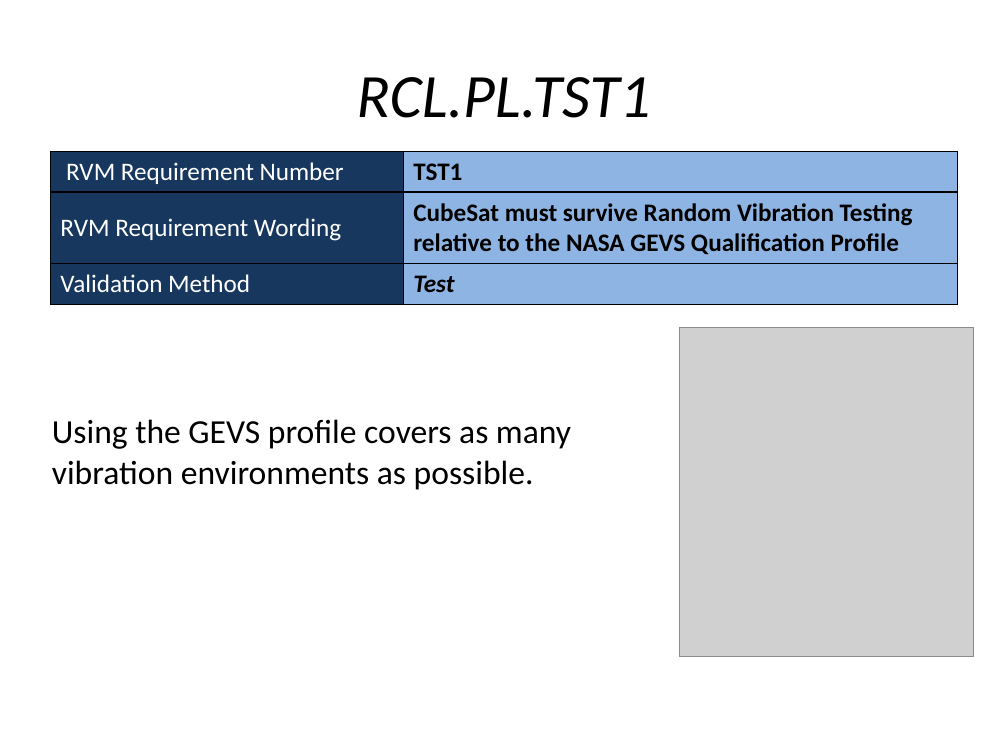
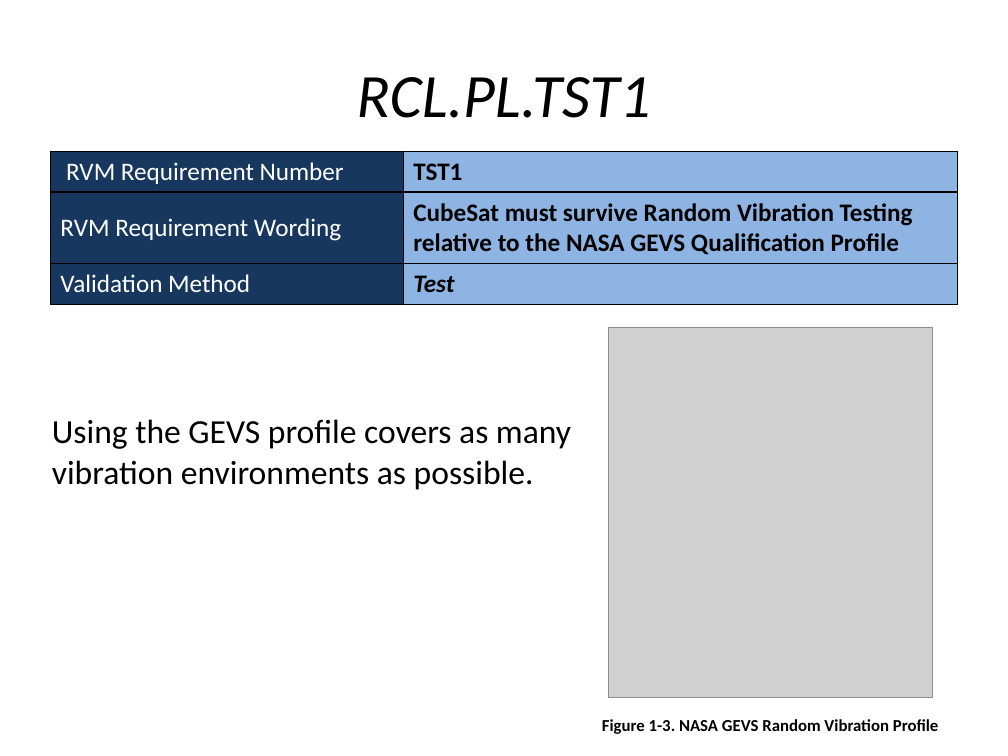
Before and after one commit to RascalSeniorDesign/Preliminary-Design, a slide deck: slide 4 of CMQA/Presentations/Nate Slides/Nate Slides.pptx. Drawn at 1008x756 pixels with LibreOffice and Linux fonts; fonts in the diff are those of the drawing; grey boxes stand for pictures. Boxes give left, top, right and bottom in pixels: in the first picture for what was removed or moved away, otherwise in the second. Text is boxed around its words. In the diff, an @@ line names an element or a change of style, - is before the commit and + after.

```diff
--- a/CMQA/Presentations/Nate Slides/Nate Slides.pptx
+++ b/CMQA/Presentations/Nate Slides/Nate Slides.pptx
@@ picture: place and size @@
-picture at bbox=[679, 328, 974, 657]
+picture at bbox=[609, 328, 932, 698]
@@ text added at bbox=[602, 719, 939, 734], 12 pt, text #000000, bold @@
+Figure 1-3. NASA GEVS Random Vibration Profile
```
Also in this commit, not shown: 1 other slide changed.
